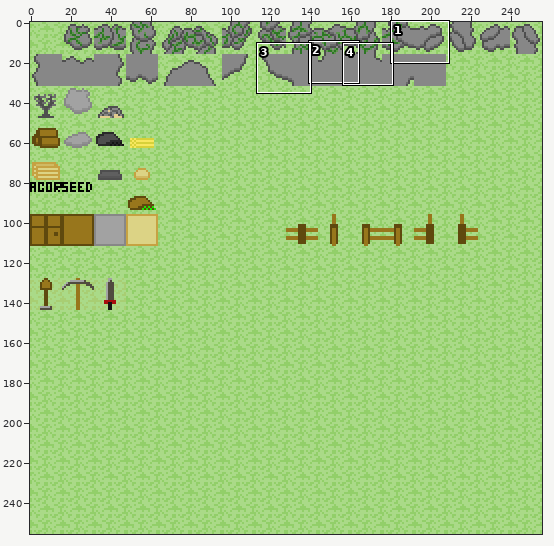
File history of a sprite sheet, client/img/tileset/grass_original.png. The picture above shows the old version from afar; the outline marks the close-up.
Close-up. Before:
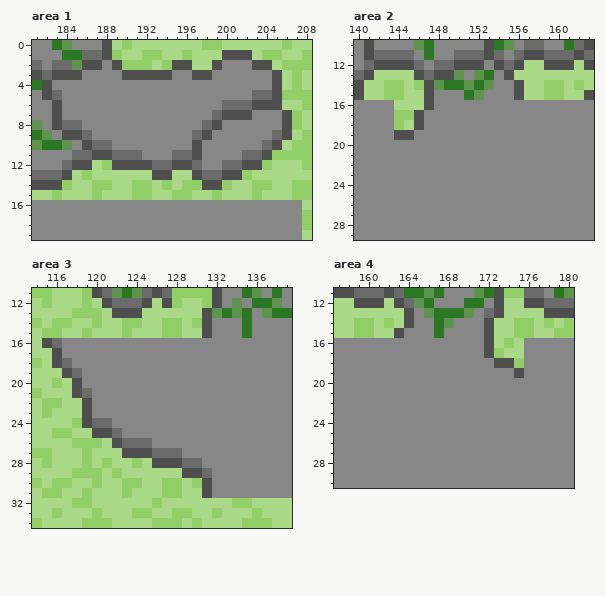
The file is 256x256 pixels. Colours within 5 levels of each other are drawn and written as one. Shown: area 1: x 181..208, y 0..19; area 2: x 140..163, y 10..29; area 3: x 114..139, y 11..34; area 4: x 157..180, y 11..30. The commit also changed other parts of the picture, which this record leaves out.
Once edited:
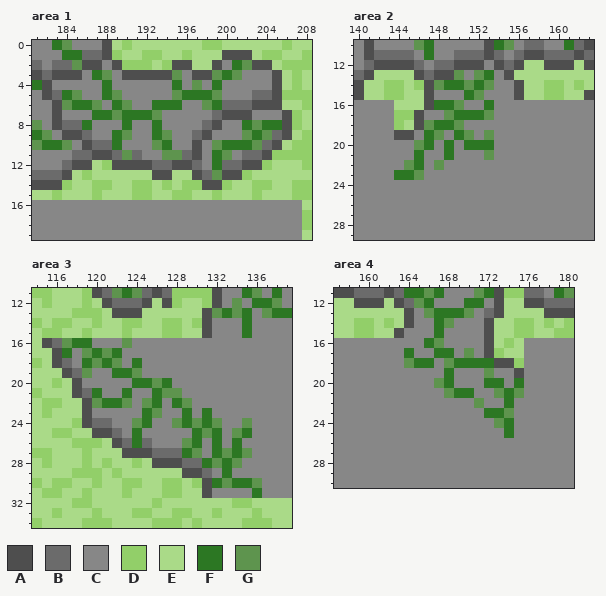
Palette (. is transparent): A #4e4e4e  B #6b6b6b  C #878787  D #92cf69  E #aada88  F #2c7723  G #5e944e
From old to new:
--- area 1
@@ x 181..208 @@
  1 CCCFFBBADEEDDEEDEEEAAAEDDEED
- 2 BCBBGAACADDDEDAAEEACCCAAEDDD
- 3 ABAAACCCCAAAAACCAACCCCCCAEDE
- 4 FACCCCCCCCCCCCCCCCCCCCCCAEDE
- 5 CABCCCCCCCCCCCCCCCCCCCBBADDD
- 6 CCACCCCCCCCCCCCCCCCBBBAAAEED
- 7 CCACCCCCCCCCCCCCCCBAAACCCADE
- 8 GCABBCCCCCCCCCCCCBACCCCCCADE
- 9 FGCAABCCCCCCCCCCBACCCCCCBAED
-10 GFFGCABBCCCCCCCCACCCCCCBAEDD
-11 CCCCBBAABBBCCCBBACCCCBBADDDD
-12 CCCBAAEDAAAABBAABCCBBAADEEED
-13 BBBAEDEEEEEEAAEEABBAADEEEEEE
+ 2 BCBBGAACADDDEDAAEEACFGAAEDDD
+ 3 ABAAACFGCAAAAAGCAAGFGCCCAEDE
+ 4 FACCCCCFCCCCCCFCGCFCCCCCAEDE
+ 5 CABFGCCFGCCCCCGFFFGCCCBBADDD
+ 6 CCAGFFGCFGCCFFFCCGFBBBAAAEED
+ 7 CCACCCFFGFFFGCCCCCBAAACCCADE
+ 8 GCABBFCCCFCCFCCCCBACCFGFFADE
+ 9 FGCAABCCFGCCFGCCBACCCGFGBAED
+10 GFFGCABBFCCCGFCCACGFFFGBAEDD
+11 CCCCBBAABGBCCGGBACFGCBBADDDD
+12 CCCBAAEDAAAABBAABCFBBAADEEED
+13 BBBAEDEEEEEEAAEEABGAADEEEEEE
 14 AAADEEDDEEDDEDEDDAADEEDDEEDD
--- area 2
@@ x 142..155 @@
 15 EDDEEACCCFGCCC
-16 CCEEEACCCCCCCC
-17 CCDDACCCCCCCCC
-18 CCDEACCCCCCCCC
-19 CCAACCCCCCCCCC
-20 CCCCCCCCCCCCCC
-21 CCCCCCCCCCCCCC
-22 CCCCCCCCCCCCCC
-23 CCCCCCCCCCCCCC
+16 CCEEEAFFGCCFCC
+17 CCDDACCGFFFGCC
+18 CCDEAGFFGCCCCC
+19 CCAACFGCFGCGCC
+20 CCCCGFCFCFFFCC
+21 CCCCFCCFCCCGCC
+22 CCCGFCGCCCCCCC
+23 CCFFGCCCCCCCCC
 24 CCCCCCCCCCCCCC
--- area 3
@@ x 114..139 @@
 15 EDDEEDEEEDEEEDDEEACCCFCCCC
-16 EABCCCCCCCCCCCCCCCCCCCCCCC
-17 EEACCCCCCCCCCCCCCCCCCCCCCC
-18 DEABCCCCCCCCCCCCCCCCCCCCCC
-19 EEEABCCCCCCCCCCCCCCCCCCCCC
-20 EEDEACCCCCCCCCCCCCCCCCCCCC
-21 DEEEABCCCCCCCCCCCCCCCCCCCC
-22 EDDEEACCCCCCCCCCCCCCCCCCCC
-23 EDEEEACCCCCCCCCCCCCCCCCCCC
-24 EEEEDABBCCCCCCCCCCCCCCCCCC
-25 EEDDEEAABCCCCCCCCCCCCCCCCC
-26 EEEEDDDEABBBCCCCCCCCCCCCCC
-27 DDEEEDEEEAAABBBCCCCCCCCCCC
-28 EDEEEDEDEEDEAAABBCCCCCCCCC
-29 EEEEDDDEDEEEEEEAABCCCCCCCC
-30 DEDDEEDEEDDEEDDEDACCCCCCCC
-31 EDDEEDEEEDEEEDDEEACCCCCCCC
+16 EABGFFCCCGCCCCCCCCCCCCCCCC
+17 EEAFCGFGFCCCCCCCCCCCCCCCCC
+18 DEABCFGFGCFCCCCCCCCCCCCCCC
+19 EEEABGCCFFGCCCCCCCCCCCCCCC
+20 EEDEACCCCCFFGFCCCCCCCCCCCC
+21 DEEEABFCCFCCFGGCCCCCCCCCCC
+22 EDDEEAGFFGCGFCFGCCCCCCCCCC
+23 EDEEEACCCCCFGCCFCFCCCCCCCC
+24 EEEEDABBCCGFCCGFGFGCCGCCCC
+25 EEDDEEAABCFCCCCCFGFCGFCCCC
+26 EEEEDDDEABFBCCCGFCFCFCCCCC
+27 DDEEEDEEEAAABBBFGCFGFGCCCC
+28 EDEEEDEDEEDEAAABBFGFGCCCCC
+29 EEEEDDDEDEEEEEEAABCFCCCCCC
+30 DEDDEEDEEDDEEDDEDAFGFFGCCC
+31 EDDEEDEEEDEEEDDEEACCCCFCCC
 32 EEEEDDEEEEEEDEEEEEEEDDEEEE
--- area 4
@@ x 162..177 @@
 15 EACCCFCCCCAEEDDE
-16 CCCCCCCCCCAEDECC
-17 CCCCCCCCCCADEECC
-18 CCCCCCCCCCCAADCC
-19 CCCCCCCCCCCCCACC
-20 CCCCCCCCCCCCCCCC
-21 CCCCCCCCCCCCCCCC
-22 CCCCCCCCCCCCCCCC
-23 CCCCCCCCCCCCCCCC
-24 CCCCCCCCCCCCCCCC
-25 CCCCCCCCCCCCCCCC
+16 CCCCFGCCCCAEDECC
+17 CCFCCFFCGCADEECC
+18 CCGFFCGFFFFAADCC
+19 CCCCCCFCCCGCCACC
+20 CCCCCGFCCCFFCFCC
+21 CCCCCCGFFCCGFGCC
+22 CCCCCCCCCGCCFCCC
+23 CCCCCCCCCCFFGCCC
+24 CCCCCCCCCCCGFCCC
+25 CCCCCCCCCCCCFCCC
 26 CCCCCCCCCCCCCCCC
Where, in picture pixels (left, top, right, bottom), the same in both close-ups:
changed: (62, 60, 282, 180)
changed: (394, 100, 494, 180)
changed: (62, 338, 262, 498)
changed: (404, 338, 524, 438)
